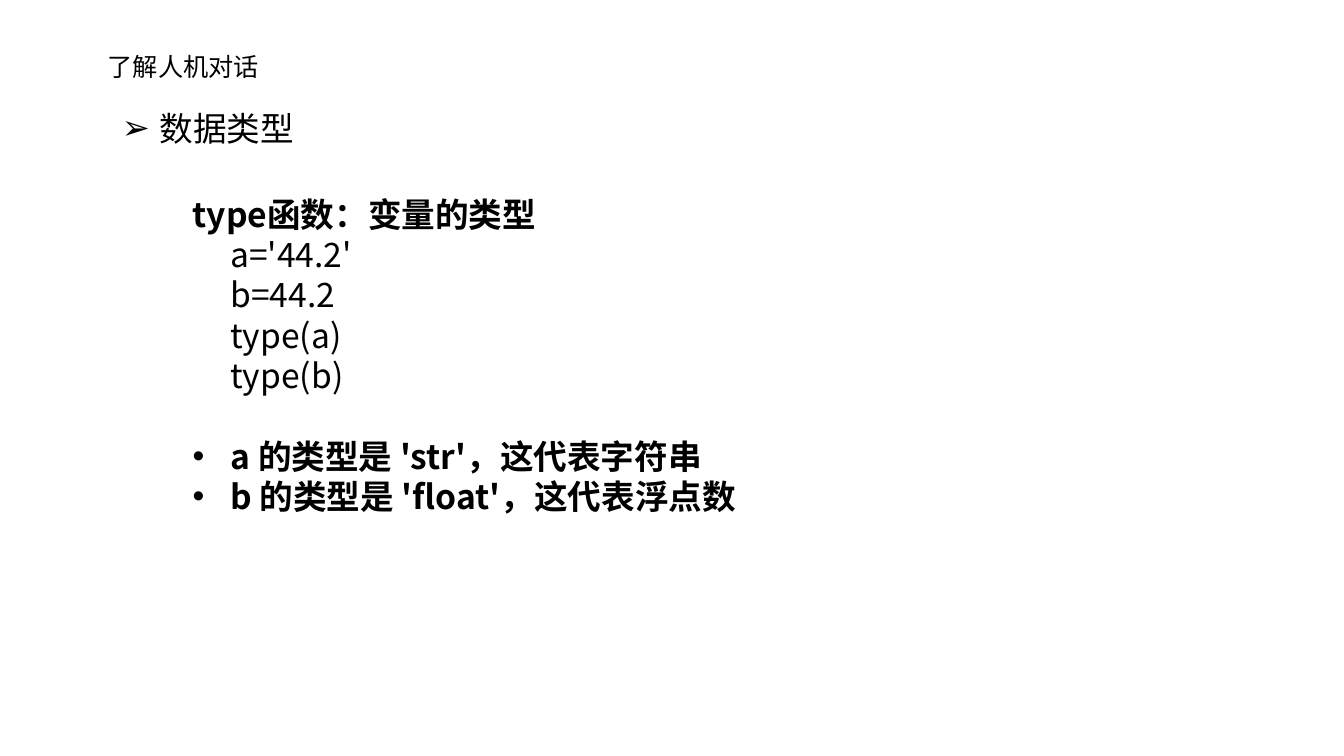
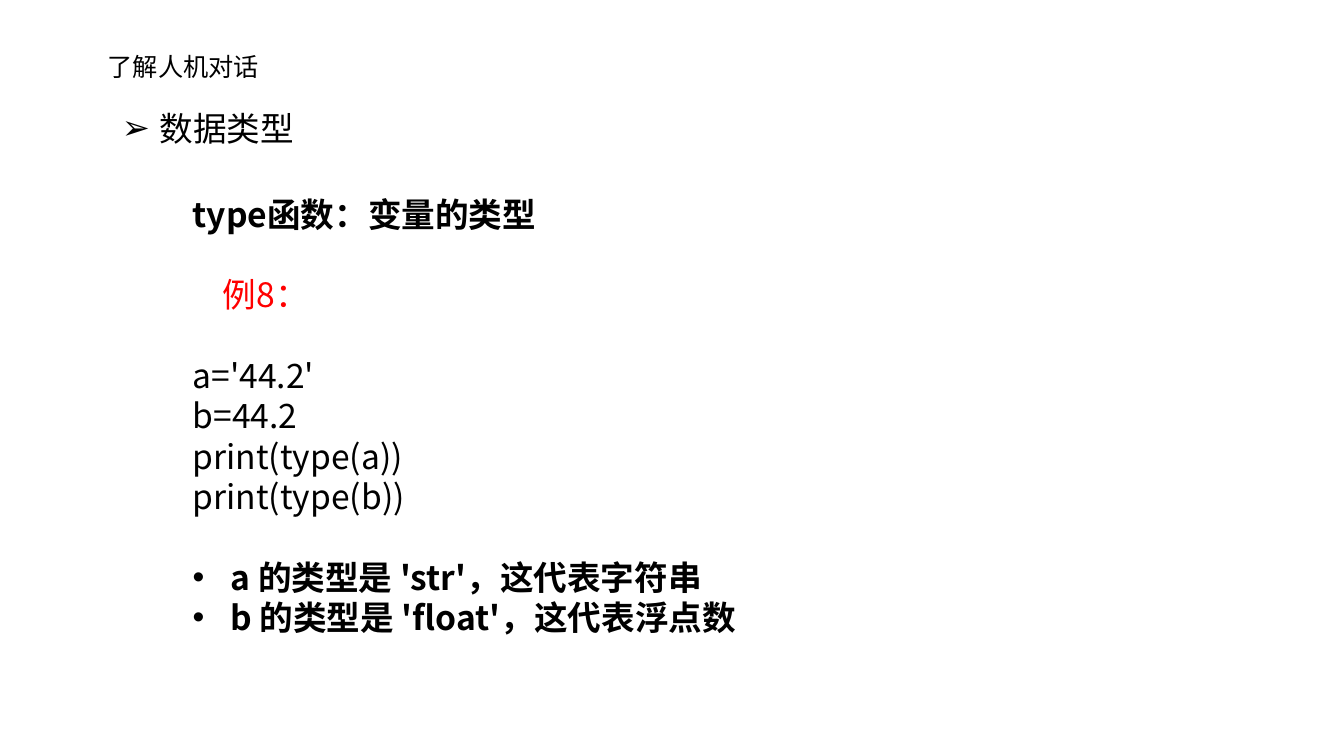
Before and after one commit to hwdeveloper/python-tutorial, a slide deck: slide 15 of 第2节课/01ppt/P1-2第二节.pptx (slide 13 before the commit). Drawn at 1344x756 pixels with LibreOffice and Linux fonts; fonts in the diff are those of the drawing; background and template pictures are left out. Boxes give left, top, right and bottom in pixels: in the first picture for what was removed or moved away, otherwise in the second. Text is boxed around its words. In the diff, an @@ line names an element or a change of style, - is before the commit and + after.

```diff
--- a/第2节课/01ppt/P1-2第二节.pptx
+++ b/第2节课/01ppt/P1-2第二节.pptx
@@ text at [223, 279, 309, 310]: paragraph added @@
+例8：
@@ text at [193, 441, 405, 517]: text changed @@
-type(a)
-type(b)
+print(type(a))
+print(type(b))
```
Also in this commit, not shown: 8 other slides changed, 3 slides added, 43 other files.
